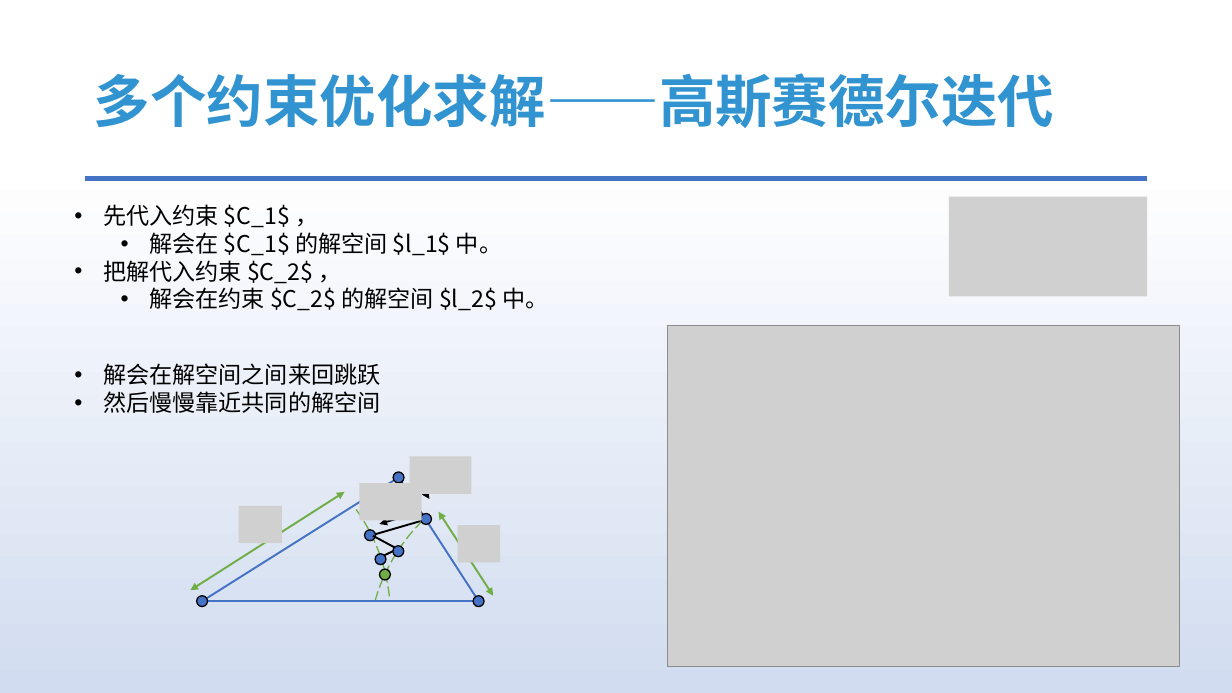
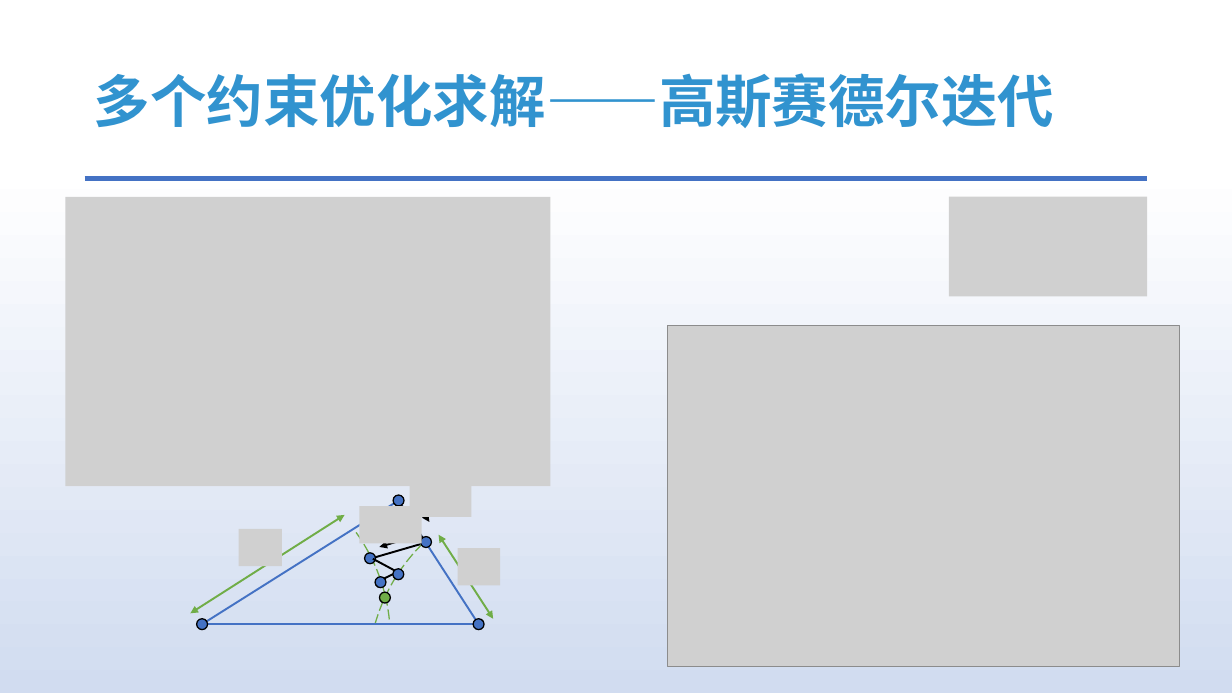
Before and after one commit to answerear/UnityFluid, a slide deck: slide 21 of doc/正式版/基于物理的交互式流体模拟介绍.pptx. Drawn at 1232x693 pixels with LibreOffice and Linux fonts; fonts in the diff are those of the drawing; grey boxes stand for pictures. Boxes give left, top, right and bottom in pixels: in the first picture for what was removed or moved away, otherwise in the second. Text is boxed around its words. In the diff, an @@ line names an element or a change of style, - is before the commit and + after.

```diff
--- a/doc/正式版/基于物理的交互式流体模拟介绍.pptx
+++ b/doc/正式版/基于物理的交互式流体模拟介绍.pptx
@@ picture added at [66, 197, 551, 486] @@
@@ text removed at [103, 204, 548, 311] @@
-• 先代入约束 $C_1$ ，
-  • 解会在 $C_1$ 的解空间 $l_1$ 中。
-• 把解代入约束 $C_2$ ，
-  • 解会在约束 $C_2$ 的解空间 $l_2$ 中。
@@ text removed at [103, 363, 380, 413] @@
-• 解会在解空间之间来回跳跃
-• 然后慢慢靠近共同的解空间
@@ 8 ellipses, 6 lines, 4 pictures, 2 arc (boxed as its full ellipse)s, 2 double arrows, 2 arrows: place and size @@
-8 ellipses, 6 lines, 4 pictures, 2 arc (boxed as its full ellipse)s, 2 double arrows, 2 arrows at [27, 433, 733, 693]
+8 ellipses, 6 lines, 4 pictures, 2 arc (boxed as its full ellipse)s, 2 double arrows, 2 arrows at [27, 457, 733, 693]
@@ line moved from (393, 552) - (384, 555) to (393, 574) - (384, 579) @@
```
Also in this commit, not shown: 13 other slides changed.
